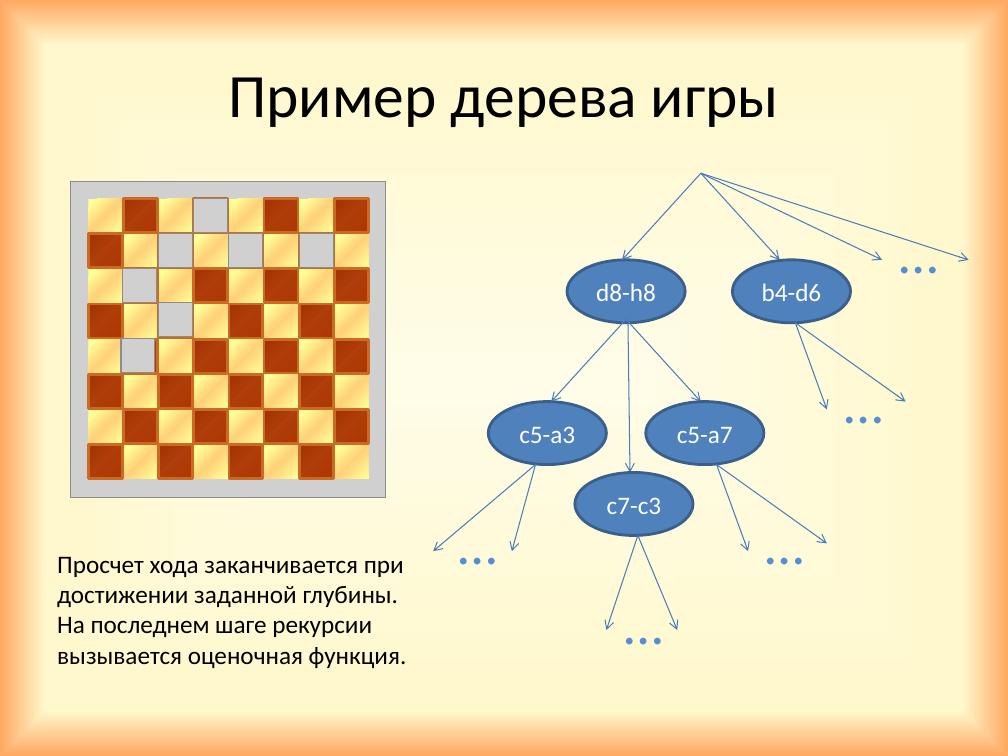
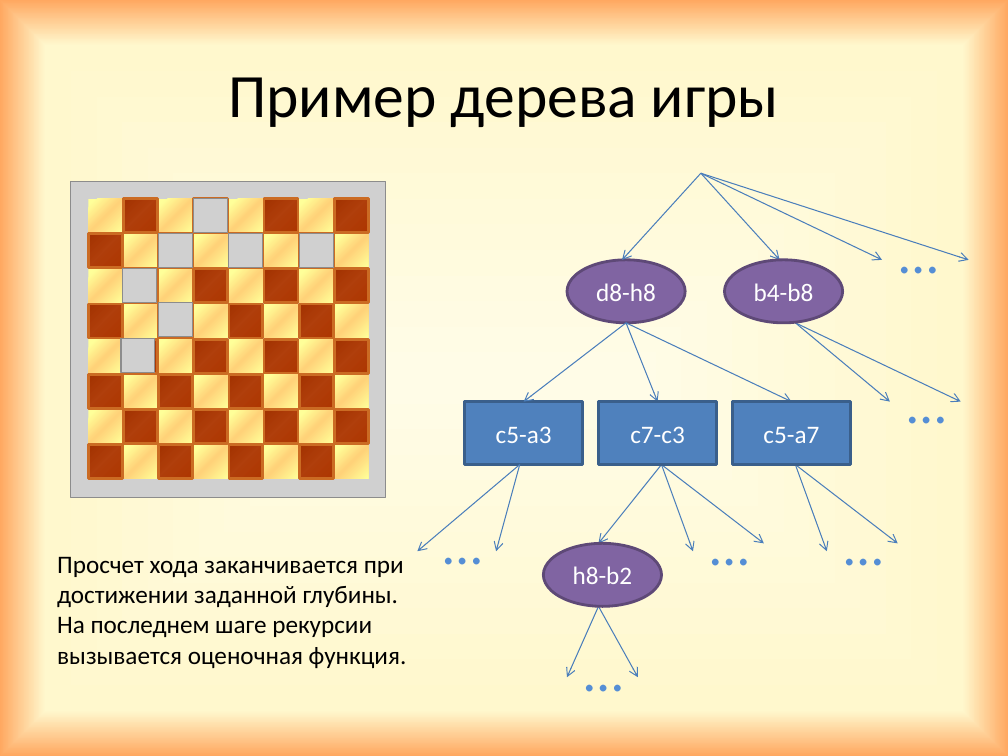
Before and after one commit to GrachevaElena/Checkers, a slide deck: slide 4 of Project.pptx. Drawn at 1008x756 pixels with LibreOffice and Linux fonts; fonts in the diff are those of the drawing; grey boxes stand for pictures. Boxes give left, top, right and bottom in pixels: in the first picture for what was removed or moved away, otherwise in the second. Text is boxed around its words. In the diff, an @@ line names an element or a change of style, - is before the commit and + after.

```diff
--- a/Project.pptx
+++ b/Project.pptx
@@ ellipse "d8-h8" at <box>568,260,685,324</box>: fill #4F81BD to #8064A2; outline #3A5F8C 2 pt to #5F4A78 2 pt @@
@@ ellipse "b4-b8" at <box>725,260,843,324</box>: fill #4F81BD to #8064A2; outline #3A5F8C 2 pt to #5F4A78 2 pt @@
@@ ellipse "b4-b8": place and size @@
-ellipse "b4-b8" at <box>733,260,851,324</box>
+ellipse "b4-b8" at <box>725,260,843,324</box>
@@ text in ellipse at <box>754,283,814,301</box>: text changed @@
-b4-d6
+b4-b8
@@ arrow moved from (630, 314) - (551, 401) to (626, 323) - (524, 401) @@
@@ arrow moved from (622, 314) - (701, 401) to (626, 323) - (791, 401) @@
@@ arrow moved from (628, 323) - (630, 473) to (626, 323) - (657, 401) @@
@@ arrow moved from (795, 323) - (905, 401) to (795, 323) - (961, 401) @@
@@ arrow moved from (795, 323) - (827, 409) to (795, 323) - (890, 401) @@
@@ text "…": place and size @@
-text "…" at <box>835,362,890,439</box>
+text "…" at <box>898,362,954,439</box>
@@ rectangle "c5-a3": place and size @@
-rectangle "c5-a3" at <box>488,401,606,465</box>
+rectangle "c5-a3" at <box>465,401,583,465</box>
@@ ellipse to rectangle in 3 elements at <box>465,401,583,465</box>, <box>733,401,851,465</box>, <box>599,401,717,465</box> @@
@@ rectangle "c7-c3": place and size @@
-rectangle "c7-c3" at <box>575,473,692,536</box>
+rectangle "c7-c3" at <box>599,401,717,465</box>
@@ rectangle "c5-a7": place and size @@
-rectangle "c5-a7" at <box>646,401,764,465</box>
+rectangle "c5-a7" at <box>733,401,851,465</box>
@@ 2 arrows, 1 text: place and size @@
-2 arrows, 1 text at <box>433,465,535,582</box>
+2 arrows, 1 text at <box>417,465,520,582</box>
@@ arrow added from (661, 465) to (599, 543), #4B7EBC 0.75 pt @@
@@ arrow moved from (717, 465) - (748, 551) to (661, 465) - (694, 551) @@
@@ arrow moved from (717, 465) - (827, 543) to (661, 465) - (764, 543) @@
@@ arrow moved from (638, 535) - (607, 630) to (795, 465) - (827, 551) @@
@@ arrow moved from (638, 535) - (677, 630) to (795, 465) - (898, 543) @@
@@ text "…": place and size @@
-text "…" at <box>756,504,811,582</box>
+text "…" at <box>701,505,756,583</box>
@@ text "…": place and size @@
-text "…" at <box>614,584,669,661</box>
+text "…" at <box>835,505,890,583</box>
@@ ellipse added at <box>543,543,661,607</box>, fill #8064A2, outline #5F4A78 2 pt, 18 pt, text #FFFFFF @@
+h8-b2
@@ arrow added from (599, 607) to (568, 677), #4B7EBC 0.75 pt @@
@@ arrow added from (599, 607) to (638, 677), #4B7EBC 0.75 pt @@
@@ text added at <box>575,631,630,709</box>, 40 pt, text #558ED5 @@
+…
```
Also in this commit, not shown: 1 other slide changed, 2 slides added, 1 slide removed.
